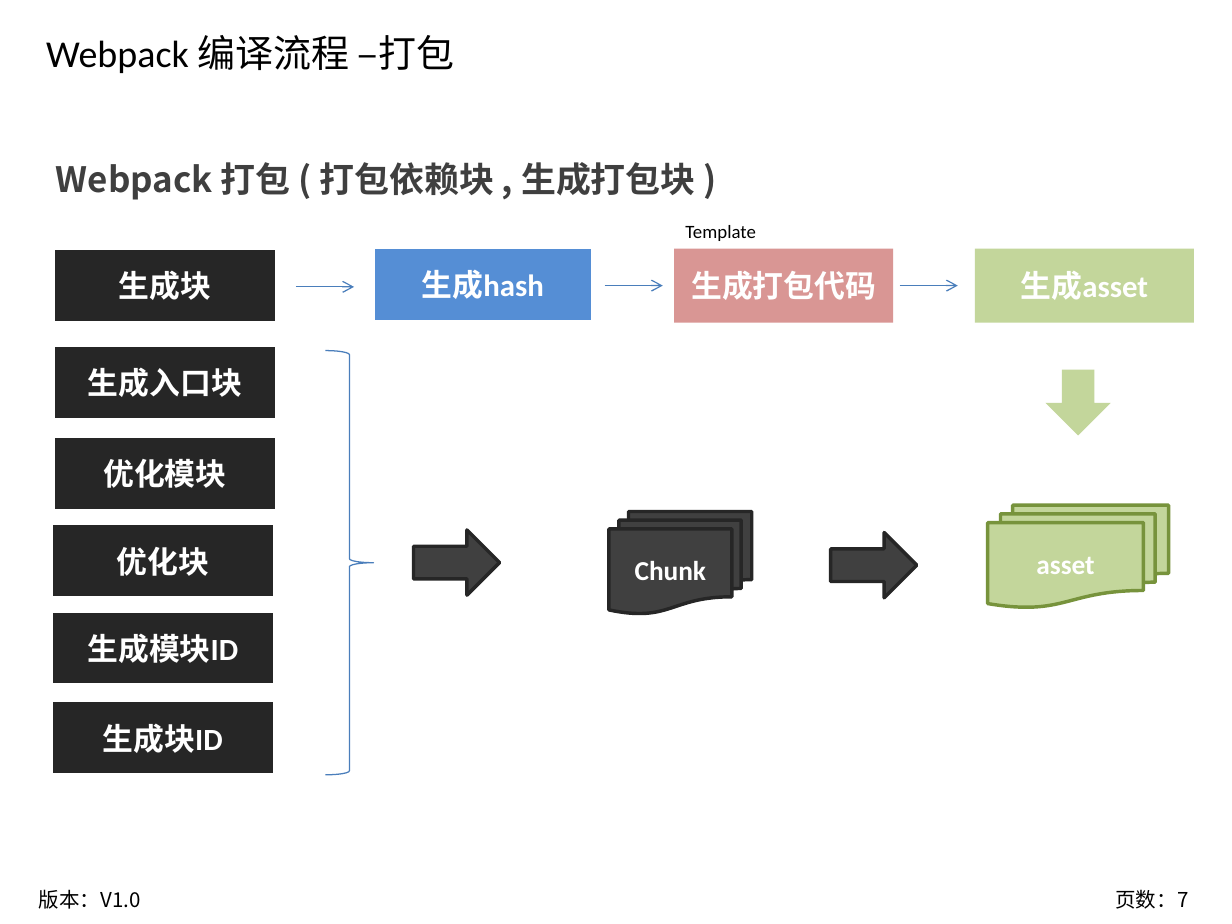
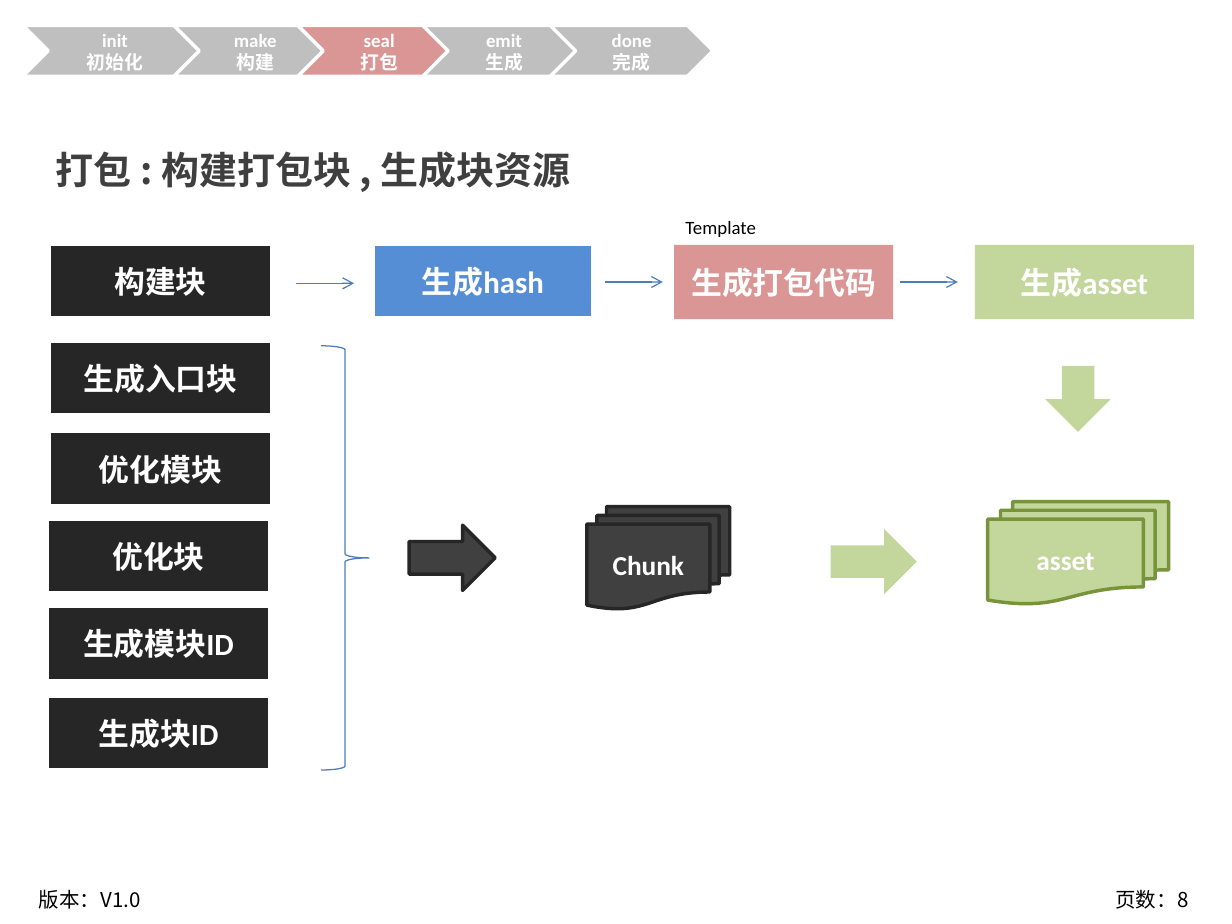
Before and after one commit to tyosssss/learning-webpack, a slide deck: slide 8 of doc/2.Webpack 编译流程概述.pptx (slide 7 before the commit). Drawn at 1232x924 pixels with LibreOffice and Linux fonts; fonts in the diff are those of the drawing; background and template pictures are left out. Boxes give left, top, right and bottom in pixels: in the first picture for what was removed or moved away, otherwise in the second. Text is boxed around its words. In the diff, an @@ line names an element or a change of style, - is before the commit and + after.

```diff
--- a/doc/2.Webpack 编译流程概述.pptx
+++ b/doc/2.Webpack 编译流程概述.pptx
@@ group added at (22,26,713,76): 5 chevrons @@
+init
+初始化
+make
+构建
+seal
+打包
+emit
+生成
+done
+完成
@@ text removed at (46,35,454,73) @@
-Webpack 编译流程 –打包
@@ text at (56,151,571,188): text changed; size 20.4 to 22.2 pt @@
-Webpack 打包 ( 打包依赖块 , 生成打包块 )
+打包 : 构建打包块 , 生成块资源
@@ 6 rectangles, 1 right brace, 1 down arrow: place and size @@
-6 rectangles, 1 right brace, 1 down arrow at (52,249,500,775)
+6 rectangles, 1 right brace, 1 down arrow at (47,244,496,770)
@@ text in rectangle at (114,267,206,296): text changed @@
-生成块
+构建块
@@ flow chart multidocument "Chunk": place and size @@
-flow chart multidocument "Chunk" at (609,511,752,614)
+flow chart multidocument "Chunk" at (586,506,729,609)
@@ 3 rectangles, 3 arrows, 2 down arrows, 1 flow chart multidocument, 1 text: place and size @@
-3 rectangles, 3 arrows, 2 down arrows, 1 flow chart multidocument, 1 text at (296,225,1194,607)
+3 rectangles, 3 arrows, 2 down arrows, 1 flow chart multidocument, 1 text at (296,221,1194,604)
@@ down arrow at (831,529,917,594): fill #404040 to #C3D69B; outline #262626 2 pt to none @@
@@ page number at (1115,889,1188,909): text changed @@
-页数：7
+页数：8
```
Also in this commit, not shown: 9 other slides changed, 1 slide added, 1 other file.
